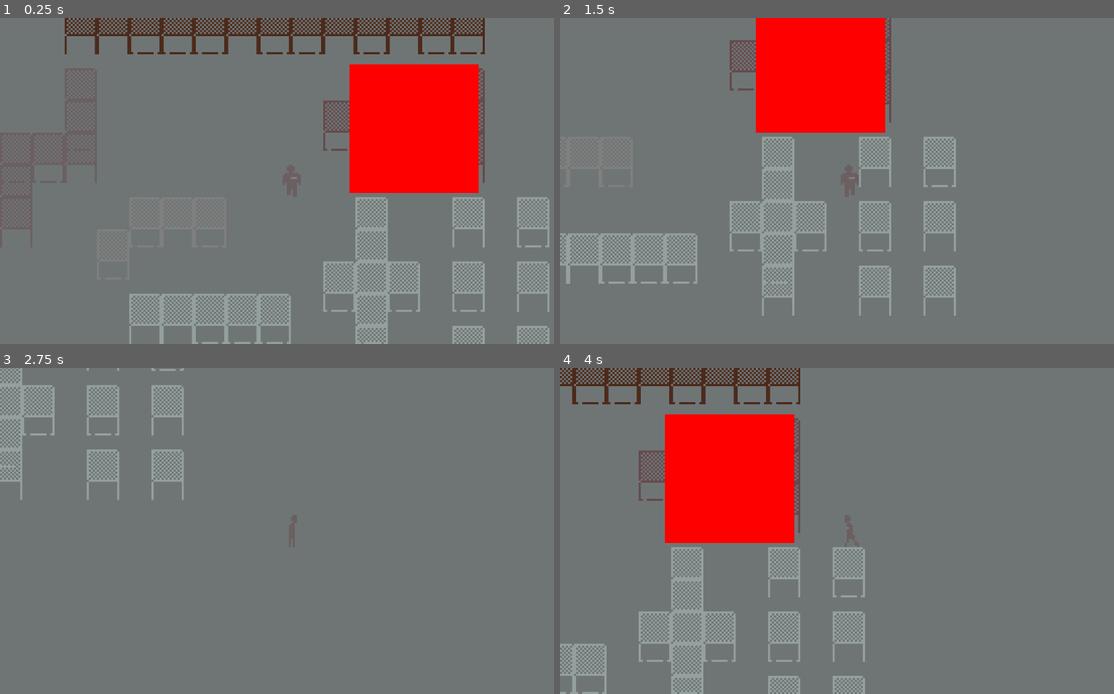
Above: before the commit, frames 1-4 (two rows, left to right).
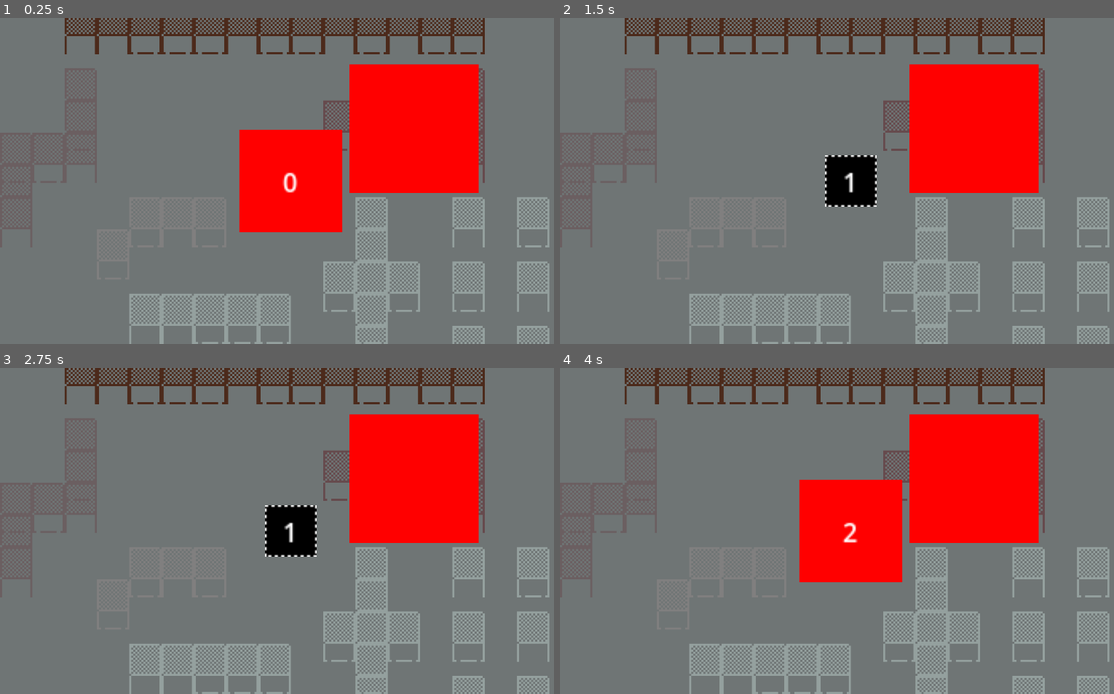
Above: after the commit, the same moments.

Repository: impstudio2024/gwj74
Game: Godot game, scene res://scenes/polygon_level.tscn
The game is run twice, just before and just after one commit, with the same random seed, the same clock (stepped at 60 frames per second) and the same inputs. The engine's default icon, where the game draws it, is replaced by a stand-in: a white triangle on a blue panel in a dark square.
Inputs:
- Up to frame 1 (0.25 s): no input
- Up to frame 2 (1.5 s): tap Enter (ui_accept) at 0.5, 0.77 s; hold D (move_right) 0.53-1.28 s; hold S (move_down) from 1.28 s (still down)
- Up to frame 3 (2.75 s): tap Enter (ui_accept) at 1.52 s; release S (move_down) at 2.03 s; hold D (move_right) from 2.03 s (still down)
- Up to frame 4 (4 s): release D (move_right) at 2.78 s; hold W (move_up) 2.78-3.53 s; tap Enter (ui_accept) at 3.02, 3.77 s; hold A (move_left) from 3.53 s (still down)

The runs differ from the first frame. In frame 1, 5.8% of the frame differs, in the area x 43-62%, y 34-66%; in frame 2, 34%; in frame 3, 24%; in frame 4, 40%, in the area x 0-100%, y 0-100%.

Commit message:
pump game (rough)

Diff:
--- /dev/null
+++ b/godotwildjam2024_2dtopdownhorror/pixel_shader.gdshader
@@ -0,0 +1,230 @@
+/*
+Shader from Godot Shaders - the free shader library.
+godotshaders.com/shader/VHS-and-CRT-monitor-effect
+
+This shader is under CC0 license. Feel free to use, improve and
+change this shader according to your needs and consider sharing
+the modified result to godotshaders.com.
+*/
+
+shader_type canvas_item;
+
+//*** IMPORTANT! ***/
+// - If you are using this shader to affect the node it is applied to set 'overlay' to false (unchecked in the instepctor).
+// - If you are using this shader as an overlay, and want the shader to affect the nodes below in the Scene hierarchy,
+//   set 'overlay' to true (checked in the inspector).
+// On Mac there is potentially a bug causing this to not work properly. If that is the case and you want to use the shader as an overlay
+// change all "overlay ? SCREEN_TEXTURE : TEXTURE" to only "SCREEN_TEXTURE" on lines 129-140, and "vec2 uv = overlay ? warp(SCREEN_UV) : warp(UV);"
+// to "vec2 uv = warp(SCREEN_UV);" on line 98.
+uniform sampler2D SCREEN_TEXTURE: hint_screen_texture, filter_linear_mipmap;
+uniform bool overlay = false;
+
+uniform float scanlines_opacity : hint_range(0.0, 1.0) = 0.4;
+uniform float scanlines_width : hint_range(0.0, 0.5) = 0.25;
+uniform float grille_opacity : hint_range(0.0, 1.0) = 0.3;
+uniform vec2 resolution = vec2(640.0, 480.0); // Set the number of rows and columns the texture will be divided in. Scanlines and grille will make a square based on these values
+
+uniform bool pixelate = true; // Fill each square ("pixel") with a sampled color, creating a pixel look and a more accurate representation of how a CRT monitor would work.
+
+uniform bool roll = true;
+uniform float roll_speed = 8.0; // Positive values are down, negative are up
+uniform float roll_size : hint_range(0.0, 100.0) = 15.0;
+uniform float roll_variation : hint_range(0.1, 5.0) = 1.8; // This valie is not an exact science. You have to play around with the value to find a look you like. How this works is explained in the code below.
+uniform float distort_intensity : hint_range(0.0, 0.2) = 0.05; // The distortion created by the rolling effect.
+
+uniform float noise_opacity : hint_range(0.0, 1.0) = 0.4;
+uniform float noise_speed = 5.0; // There is a movement in the noise pattern that can be hard to see first. This sets the speed of that movement.
+
+uniform float static_noise_intensity : hint_range(0.0, 1.0) = 0.06;
+
+uniform float aberration : hint_range(-1.0, 1.0) = 0.03; // Chromatic aberration, a distortion on each color channel.
+uniform float brightness = 1.4; // When adding scanline gaps and grille the image can get very dark. Brightness tries to compensate for that.
+uniform bool discolor = true; // Add a discolor effect simulating a VHS
+
+uniform float warp_amount :hint_range(0.0, 5.0) = 1.0; // Warp the texture edges simulating the curved glass of a CRT monitor or old TV.
+uniform bool clip_warp = false;
+
+uniform float vignette_intensity = 0.4; // Size of the vignette, how far towards the middle it should go.
+uniform float vignette_opacity : hint_range(0.0, 1.0) = 0.5;
+
+// Used by the noise functin to generate a pseudo random value between 0.0 and 1.0
+vec2 random(vec2 uv){
+    uv = vec2( dot(uv, vec2(127.1,311.7) ),
+               dot(uv, vec2(269.5,183.3) ) );
+    return -1.0 + 2.0 * fract(sin(uv) * 43758.5453123);
+}
+
+// Generate a Perlin noise used by the distortion effects
+float noise(vec2 uv) {
+    vec2 uv_index = floor(uv);
+    vec2 uv_fract = fract(uv);
+
+    vec2 blur = smoothstep(0.0, 1.0, uv_fract);
+
+    return mix( mix( dot( random(uv_index + vec2(0.0,0.0) ), uv_fract - vec2(0.0,0.0) ),
+                     dot( random(uv_index + vec2(1.0,0.0) ), uv_fract - vec2(1.0,0.0) ), blur.x),
+                mix( dot( random(uv_index + vec2(0.0,1.0) ), uv_fract - vec2(0.0,1.0) ),
+                     dot( random(uv_index + vec2(1.0,1.0) ), uv_fract - vec2(1.0,1.0) ), blur.x), blur.y) * 0.5 + 0.5;
+}
+
+// Takes in the UV and warps the edges, creating the spherized effect
+vec2 warp(vec2 uv){
+	vec2 delta = uv - 0.5;
+	float delta2 = dot(delta.xy, delta.xy);
+	float delta4 = delta2 * delta2;
+	float delta_offset = delta4 * warp_amount;
+
+	return uv + delta * delta_offset;
+}
+
+// Adds a black border to hide stretched pixel created by the warp effect
+float border (vec2 uv){
+	float radius = min(warp_amount, 0.08);
+	radius = max(min(min(abs(radius * 2.0), abs(1.0)), abs(1.0)), 1e-5);
+	vec2 abs_uv = abs(uv * 2.0 - 1.0) - vec2(1.0, 1.0) + radius;
+	float dist = length(max(vec2(0.0), abs_uv)) / radius;
+	float square = smoothstep(0.96, 1.0, dist);
+	return clamp(1.0 - square, 0.0, 1.0);
+}
+
+// Adds a vignette shadow to the edges of the image
+float vignette(vec2 uv){
+	uv *= 1.0 - uv.xy;
+	float vignette = uv.x * uv.y * 15.0;
+	return pow(vignette, vignette_intensity * vignette_opacity);
+}
+
+void fragment()
+{
+	vec2 uv = overlay ? warp(SCREEN_UV) : warp(UV); // Warp the uv. uv will be used in most cases instead of UV to keep the warping
+	vec2 text_uv = uv;
+	vec2 roll_uv = vec2(0.0);
+	float time = roll ? TIME : 0.0;
+
+
+	// Pixelate the texture based on the given resolution.
+	if (pixelate)
+	{
+		text_uv = ceil(uv * resolution) / resolution;
+	}
+
+	// Create the rolling effect. We need roll_line a bit later to make the noise effect.
+	// That is why this runs if roll is true OR noise_opacity is over 0.
+	float roll_line = 0.0;
+	if (roll || noise_opacity > 0.0)
+	{
+		// Create the areas/lines where the texture will be distorted.
+		roll_line = smoothstep(0.3, 0.9, sin(uv.y * roll_size - (time * roll_speed) ) );
+		// Create more lines of a different size and apply to the first set of lines. This creates a bit of variation.
+		roll_line *= roll_line * smoothstep(0.3, 0.9, sin(uv.y * roll_size * roll_variation - (time * roll_speed * roll_variation) ) );
+		// Distort the UV where where the lines are
+		roll_uv = vec2(( roll_line * distort_intensity * (1.-UV.x)), 0.0);
+	}
+
+	vec4 text;
+	if (roll)
+	{
+		// If roll is true distort the texture with roll_uv. The texture is split up into RGB to
+		// make some chromatic aberration. We apply the aberration to the red and green channels accorging to the aberration parameter
+		// and intensify it a bit in the roll distortion.
+		text.r = texture(SCREEN_TEXTURE, text_uv + roll_uv * 0.8 + vec2(aberration, 0.0) * .1).r;
+		text.g = texture(SCREEN_TEXTURE, text_uv + roll_uv * 1.2 - vec2(aberration, 0.0) * .1 ).g;
+		text.b = texture(SCREEN_TEXTURE, text_uv + roll_uv).b;
+		text.a = 1.0;
+	}
+	else
+	{
+		// If roll is false only apply the aberration without any distorion. The aberration values are very small so the .1 is only
+		// to make the slider in the Inspector less sensitive.
+		text.r = texture(SCREEN_TEXTURE, text_uv + vec2(aberration, 0.0) * .1).r;
+		text.g = texture(SCREEN_TEXTURE, text_uv - vec2(aberration, 0.0) * .1).g;
+		text.b = texture(SCREEN_TEXTURE, text_uv).b;
+		text.a = 1.0;
+	}
+
+	float r = text.r;
+	float g = text.g;
+	float b = text.b;
+
+	uv = warp(UV);
+
+	// CRT monitors don't have pixels but groups of red, green and blue dots or lines, called grille. We isolate the texture's color channels
+	// and divide it up in 3 offsetted lines to show the red, green and blue colors next to each other, with a small black gap between.
+	if (grille_opacity > 0.0){
+
+		float g_r = smoothstep(0.85, 0.95, abs(sin(uv.x * (resolution.x * 3.14159265))));
+		r = mix(r, r * g_r, grille_opacity);
+
+		float g_g = smoothstep(0.85, 0.95, abs(sin(1.05 + uv.x * (resolution.x * 3.14159265))));
+		g = mix(g, g * g_g, grille_opacity);
+
+		float b_b = smoothstep(0.85, 0.95, abs(sin(2.1 + uv.x * (resolution.x * 3.14159265))));
+		b = mix(b, b * b_b, grille_opacity);
+
+	}
+
+	// Apply the grille to the texture's color channels and apply Brightness. Since the grille and the scanlines (below) make the image very dark you
+	// can compensate by increasing the brightness.
+	text.r = clamp(r * brightness, 0.0, 1.0);
+	text.g = clamp(g * brightness, 0.0, 1.0);
+	text.b = clamp(b * brightness, 0.0, 1.0);
+
+	// Scanlines are the horizontal lines that make up the image on a CRT monitor.
+	// Here we are actual setting the black gap between each line, which I guess is not the right definition of the word, but you get the idea
+	float scanlines = 0.5;
+	if (scanlines_opacity > 0.0)
+	{
+		// Same technique as above, create lines with sine and applying it to the texture. Smoothstep to allow setting the line size.
+		scanlines = smoothstep(scanlines_width, scanlines_width + 0.5, abs(sin(uv.y * (resolution.y * 3.14159265))));
+		text.rgb = mix(text.rgb, text.rgb * vec3(scanlines), scanlines_opacity);
+	}
+
+	// Apply the banded noise.
+	if (noise_opacity > 0.0)
+	{
+		// Generate a noise pattern that is very stretched horizontally, and animate it with noise_speed
+		float noise = smoothstep(0.4, 0.5, noise(uv * vec2(2.0, 200.0) + vec2(10.0, (TIME * (noise_speed))) ) );
+
+		// We use roll_line (set above) to define how big the noise should be vertically (multiplying cuts off all black parts).
+		// We also add in some basic noise with random() to break up the noise pattern above. The noise is sized according to
+		// the resolution value set in the inspector. If you don't like this look you can
+		// change "ceil(uv * resolution) / resolution" to only "uv" to make it less pixelated. Or multiply resolution with som value
+		// greater than 1.0 to make them smaller.
+		roll_line *= noise * scanlines * clamp(random((ceil(uv * resolution) / resolution) + vec2(TIME * 0.8, 0.0)).x + 0.8, 0.0, 1.0);
+		// Add it to the texture based on noise_opacity
+		text.rgb = clamp(mix(text.rgb, text.rgb + roll_line, noise_opacity), vec3(0.0), vec3(1.0));
+	}
+
+	// Apply static noise by generating it over the whole screen in the same way as above
+	if (static_noise_intensity > 0.0)
+	{
+		text.rgb += clamp(random((ceil(uv * resolution) / resolution) + fract(TIME)).x, 0.0, 1.0) * static_noise_intensity;
+	}
+
+	// Apply a black border to hide imperfections caused by the warping.
+	// Also apply the vignette
+	text.rgb *= border(uv);
+	text.rgb *= vignette(uv);
+	// Hides the black border and make that area transparent. Good if you want to add the the texture on top an image of a TV or monitor.
+	if (clip_warp)
+	{
+		text.a = border(uv);
+	}
+
+	// Apply discoloration to get a VHS look (lower saturation and higher contrast)
+	// You can play with the values below or expose them in the Inspector.
+	float saturation = 0.5;
+	float contrast = 1.2;
+	if (discolor)
+	{
+		// Saturation
+		vec3 greyscale = vec3(text.r + text.g + text.b) / 3.;
+		text.rgb = mix(text.rgb, greyscale, saturation);
+
+		// Contrast
+		float midpoint = pow(0.5, 2.2);
+		text.rgb = (text.rgb - vec3(midpoint)) * contrast + midpoint;
+	}
+
+	COLOR = text;
+}
--- a/godotwildjam2024_2dtopdownhorror/scenes/computer_scene.tscn
+++ b/godotwildjam2024_2dtopdownhorror/scenes/computer_scene.tscn
@@ -15,7 +15,6 @@
 }]
 
 [node name="ComputerScene" type="TextureRect"]
-anchors_preset = -1
 offset_left = -84.0
 offset_top = -46.0
 offset_right = 588.0
@@ -28,19 +27,22 @@
 sprite_frames = SubResource("SpriteFrames_xd7ih")
 centered = false
 
-[node name="ComputerBackground" type="ColorRect" parent="."]
+[node name="ComputerBackground" type="ColorRect" parent="Sprite"]
 z_index = -1
-layout_mode = 1
 anchors_preset = -1
 anchor_left = -0.232
 anchor_top = -0.201
 anchor_right = -0.232
 anchor_bottom = -0.201
-offset_left = -0.095993
-offset_top = -0.0319977
-offset_right = 529.904
-offset_bottom = 331.968
+offset_left = 167.904
+offset_top = 91.968
+offset_right = 697.904
+offset_bottom = 423.968
 color = Color(0, 0, 0, 1)
+
+[node name="Timer" type="Timer" parent="Sprite"]
+wait_time = 0.8
+autostart = true
 
 [node name="ConsoleText" type="RichTextLabel" parent="."]
 layout_mode = 1
@@ -50,12 +52,10 @@
 anchor_right = -0.155
 anchor_bottom = -0.076
 offset_left = 0.160004
-offset_top = -0.0319977
+offset_top = -0.0320015
 offset_right = 430.16
 offset_bottom = 239.968
+grow_horizontal = 2
+grow_vertical = 2
 
-[node name="Timer" type="Timer" parent="."]
-wait_time = 0.8
-autostart = true
-
-[connection signal="timeout" from="Timer" to="." method="_on_timer_timeout"]
+[connection signal="timeout" from="Sprite/Timer" to="." method="_on_timer_timeout"]
--- /dev/null
+++ b/godotwildjam2024_2dtopdownhorror/scenes/minigames/block_packing/block.gd
@@ -0,0 +1,8 @@
+extends Control
+var tile_position = Vector2.ZERO
+var pipe_type
+func _ready():
+	get_node("Sprite").texture = load("res://sprites/test_sprites/"+pipe_type+"_pipe.png")
+
+func _process(delta):
+	pass
--- /dev/null
+++ b/godotwildjam2024_2dtopdownhorror/scenes/minigames/block_packing/block.tscn
@@ -0,0 +1,12 @@
+[gd_scene load_steps=2 format=3 uid="uid://2ggpoo2sfulx"]
+
+[ext_resource type="Script" path="res://scenes/minigames/block_packing/block.gd" id="1_1yyjc"]
+
+[node name="Block" type="Control"]
+layout_mode = 3
+anchors_preset = 15
+anchor_right = 1.0
+anchor_bottom = 1.0
+grow_horizontal = 2
+grow_vertical = 2
+script = ExtResource("1_1yyjc")
--- /dev/null
+++ b/godotwildjam2024_2dtopdownhorror/scenes/minigames/block_packing/block_packing.gd
@@ -0,0 +1,12 @@
+extends TextureRect
+
+
+# Called when the node enters the scene tree for the first time.
+func _ready():
+
+	for i in [0,1,2,3,4,5]:
+		for j in [0,1,2,3,4,5]:
+			$GridContainer.add_child(load("res://scenes/minigames/block_packing/block_tile.tscn").instantiate())
+			$GridContainer.get_child(len($GridContainer.get_children()) - 1).position = Vector2(i*32, j*32)
+	$GridContainer.add_theme_constant_override("h_separation",0)
+	$GridContainer.add_theme_constant_override("v_separation",0)
--- /dev/null
+++ b/godotwildjam2024_2dtopdownhorror/scenes/minigames/block_packing/block_packing.tscn
@@ -0,0 +1,29 @@
+[gd_scene load_steps=3 format=3 uid="uid://ddsrgbr6iuyal"]
+
+[ext_resource type="Script" path="res://scenes/minigames/block_packing/block_packing.gd" id="1_cqy1d"]
+[ext_resource type="Texture2D" uid="uid://bih40837wi5jj" path="res://icon.svg" id="1_h2bxe"]
+
+[node name="BlockPacking" type="TextureRect"]
+offset_left = -96.0
+offset_top = -96.0
+offset_right = 96.0
+offset_bottom = 96.0
+script = ExtResource("1_cqy1d")
+
+[node name="GridContainer" type="GridContainer" parent="."]
+custom_minimum_size = Vector2(16, 16)
+layout_mode = 1
+anchors_preset = -1
+anchor_left = 0.5
+anchor_top = 0.5
+anchor_right = 0.5
+anchor_bottom = 0.5
+offset_left = -96.0
+offset_top = -96.0
+offset_right = 96.0
+offset_bottom = 96.0
+columns = 6
+
+[node name="Sprite2D" type="Sprite2D" parent="."]
+position = Vector2(96, 96)
+texture = ExtResource("1_h2bxe")
--- /dev/null
+++ b/godotwildjam2024_2dtopdownhorror/scenes/minigames/block_packing/block_tile.tscn
@@ -0,0 +1,19 @@
+[gd_scene load_steps=2 format=3 uid="uid://naaaswsots1a"]
+
+[ext_resource type="Texture2D" uid="uid://byu1238xe8tpg" path="res://sprites/test_sprites/block_tile.png" id="1_1mlmw"]
+
+[node name="BlockTile" type="Control"]
+custom_minimum_size = Vector2(32, 32)
+layout_mode = 3
+anchor_left = -0.014
+anchor_top = -0.025
+anchor_right = 0.014
+anchor_bottom = 0.025
+offset_left = 0.128
+offset_top = 0.200001
+offset_right = -0.128
+offset_bottom = -0.200001
+
+[node name="Sprite2D" type="Sprite2D" parent="."]
+position = Vector2(16, 16)
+texture = ExtResource("1_1mlmw")
--- /dev/null
+++ b/godotwildjam2024_2dtopdownhorror/scenes/minigames/gearshifting (not working)/BigGear.tscn
@@ -0,0 +1,14 @@
+[gd_scene load_steps=2 format=3 uid="uid://coq3b27cwb5uj"]
+
+[ext_resource type="Script" path="res://scenes/minigames/gearshifting (not working)/big_gear.gd" id="1_tn7c8"]
+
+[node name="BigGear" type="Control"]
+layout_mode = 3
+anchors_preset = 15
+anchor_right = 1.0
+anchor_bottom = 1.0
+grow_horizontal = 2
+grow_vertical = 2
+script = ExtResource("1_tn7c8")
+
+[node name="AnimatedSprite2D" type="AnimatedSprite2D" parent="."]
--- /dev/null
+++ b/godotwildjam2024_2dtopdownhorror/scenes/minigames/gearshifting (not working)/big_gear.gd
@@ -0,0 +1,42 @@
+extends Control
+class_name BigGear
+
+var shifted = false
+var grid_position = Vector2(1,1)
+var turned = false
+var direction
+var configured = false
+func _ready():
+	pass # Replace with function body.
+
+
+# Called every frame. 'delta' is the elapsed time since the previous frame.
+func _process(delta):
+	pass
+
+func turn(clockwise):
+	var turned = true
+	get_node("Sprite").play("turning_" + str(clockwise))
+	for child in find_connected():
+		if child.direction == clockwise:
+			get_parent().break()
+			return false
+	for child in find_connected():
+		if !child.turned:
+			child.turn(!clockwise)
+
+func find_connected():
+	var array_to_return = []
+	for gear in get_parent().get_children():
+		if gear is SmallGear and is_equal_approx((gear.grid_position - grid_position).length(),sqrt(2)):
+			array_to_return.append(gear)
+	return array_to_return
+
+func configure():
+	for child in find_connected():
+		if child == configured:
+			configured = true
+			break
+	for child in find_connected():
+		if child != configured:
+			configure()
--- /dev/null
+++ b/godotwildjam2024_2dtopdownhorror/scenes/minigames/gearshifting (not working)/clock_gearshifting.tscn
@@ -0,0 +1,23 @@
+[gd_scene format=3 uid="uid://b1x8wkrqscoly"]
+
+[node name="ClockGearshifting (not working)" type="Control"]
+layout_mode = 3
+offset_left = -288.0
+offset_top = -162.0
+offset_right = 864.0
+offset_bottom = 486.0
+grow_horizontal = 2
+grow_vertical = 2
+scale = Vector2(0.5, 0.5)
+
+[node name="ColorRect" type="ColorRect" parent="."]
+layout_mode = 1
+anchors_preset = -1
+anchor_left = 0.25
+anchor_top = 0.248
+anchor_right = 0.75
+anchor_bottom = 0.748
+offset_top = 0.29599
+offset_right = 576.0
+offset_bottom = 324.296
+scale = Vector2(0.5, 0.5)
--- /dev/null
+++ b/godotwildjam2024_2dtopdownhorror/scenes/minigames/gearshifting (not working)/small_gear.gd
@@ -0,0 +1,47 @@
+extends Control
+class_name SmallGear
+var shifted = false
+var grid_position = Vector2.ZERO
+var turned = false
+var direction
+var configured = false
+func _ready():
+	pass # Replace with function body.
+
+
+# Called every frame. 'delta' is the elapsed time since the previous frame.
+func _process(delta):
+	pass
+
+func turn(clockwise):
+	var turned = true
+	get_node("Sprite").play("turning_" + str(clockwise))
+	for child in find_connected():
+		if child.direction == clockwise:
+			get_parent().break()
+			return false
+	for child in find_connected():
+		if !child.turned:
+			child.turn(!clockwise)
+
+func find_connected():
+	var array_to_return = []
+	for gear in get_parent().get_children():
+		if gear is SmallGear and (gear.grid_position - grid_position).length() == 1:
+			array_to_return.append(gear)
+		if gear is BigGear and is_equal_approx((gear.grid_position - grid_position).length(),sqrt(2)):
+			array_to_return.append(gear)
+	return array_to_return
+
+func configure():
+	for child in find_connected():
+		if child == configured:
+			if child.get_node("Sprite").current_frame == 1:
+				get_node("Sprite").current_sprite = 2
+			elif child.get_node("Sprite").current_frame == 2:
+				get_node("Sprite").current_sprite = 1
+			configured = true
+			break
+	for child in find_connected():
+		if child != configured:
+			configure()
--- /dev/null
+++ b/godotwildjam2024_2dtopdownhorror/scenes/minigames/gearshifting (not working)/small_gear.tscn
@@ -0,0 +1,12 @@
+[gd_scene load_steps=2 format=3 uid="uid://mo4n4wyngeik"]
+
+[ext_resource type="Script" path="res://scenes/minigames/gearshifting (not working)/small_gear.gd" id="1_3ml86"]
+
+[node name="SmallGear" type="Control"]
+layout_mode = 3
+anchors_preset = 15
+anchor_right = 1.0
+anchor_bottom = 1.0
+grow_horizontal = 2
+grow_vertical = 2
+script = ExtResource("1_3ml86")
--- /dev/null
+++ b/godotwildjam2024_2dtopdownhorror/scenes/minigames/pump_game/pump_game.gd
@@ -0,0 +1,23 @@
+extends Control
+
+var counter = 0
+var goal = 100
+# Called when the node enters the scene tree for the first time.
+func _ready():
+	get_parent().get_parent().get_node("Player").controllable = false
+
+
+# Called every frame. 'delta' is the elapsed time since the previous frame.
+func _process(delta):
+	$Label.text = str(counter)
+	if Input.is_action_just_pressed("move_down") and $TransparencyCheck.visible:
+		$BlockTile.visible = true
+		$TransparencyCheck.visible = false
+		counter += 1
+	if Input.is_action_just_pressed("move_up") and $BlockTile.visible:
+		$BlockTile.visible = false
+		$TransparencyCheck.visible = true
+		counter += 1
+	if counter == goal:
+		get_parent().get_parent().get_node("Player").controllable = true
+		queue_free()
--- /dev/null
+++ b/godotwildjam2024_2dtopdownhorror/scenes/minigames/pump_game/pump_game.tscn
@@ -0,0 +1,31 @@
+[gd_scene load_steps=4 format=3 uid="uid://dkjyfowrd648c"]
+
+[ext_resource type="Script" path="res://scenes/minigames/pump_game/pump_game.gd" id="1_c7pgh"]
+[ext_resource type="Texture2D" uid="uid://dhyw0poqknwnp" path="res://sprites/test_sprites/transparency_check.png" id="1_qnlh1"]
+[ext_resource type="Texture2D" uid="uid://byu1238xe8tpg" path="res://sprites/test_sprites/block_tile.png" id="2_wp156"]
+
+[node name="PumpGame" type="Control"]
+layout_mode = 3
+anchors_preset = 15
+anchor_right = 1.0
+anchor_bottom = 1.0
+grow_horizontal = 2
+grow_vertical = 2
+script = ExtResource("1_c7pgh")
+
+[node name="BlockTile" type="Sprite2D" parent="."]
+visible = false
+texture = ExtResource("2_wp156")
+
+[node name="TransparencyCheck" type="Sprite2D" parent="."]
+texture = ExtResource("1_qnlh1")
+
+[node name="Label" type="Label" parent="."]
+z_index = 1
+layout_mode = 0
+offset_left = -20.0
+offset_top = -11.0
+offset_right = 20.0
+offset_bottom = 12.0
+horizontal_alignment = 1
+vertical_alignment = 1
--- a/godotwildjam2024_2dtopdownhorror/scenes/player_camera.tscn
+++ b/godotwildjam2024_2dtopdownhorror/scenes/player_camera.tscn
@@ -1,6 +1,7 @@
-[gd_scene load_steps=2 format=3 uid="uid://f8ud243oy7i6"]
+[gd_scene load_steps=3 format=3 uid="uid://f8ud243oy7i6"]
 
 [ext_resource type="Script" path="res://scripts/player_camera.gd" id="1_8l7kn"]
+[ext_resource type="PackedScene" uid="uid://dkjyfowrd648c" path="res://scenes/minigames/pump_game/pump_game.tscn" id="2_jigqa"]
 
 [node name="PlayerCamera" type="Camera2D"]
 top_level = true
@@ -8,3 +9,5 @@
 scale = Vector2(0.8, 0.8)
 zoom = Vector2(4, 4)
 script = ExtResource("1_8l7kn")
+
+[node name="PumpGame" parent="." instance=ExtResource("2_jigqa")]
Binary file added: godotwildjam2024_2dtopdownhorror/sprites/test_sprites/block_tile.png
Not shown, added: godotwildjam2024_2dtopdownhorror/sprites/test_sprites/block_tile.png.import
Binary file added: godotwildjam2024_2dtopdownhorror/sprites/test_sprites/i_pipe.png
Not shown, added: godotwildjam2024_2dtopdownhorror/sprites/test_sprites/i_pipe.png.import
Binary file added: godotwildjam2024_2dtopdownhorror/sprites/test_sprites/small_gear.png
Not shown, added: godotwildjam2024_2dtopdownhorror/sprites/test_sprites/small_gear.png.import
Binary file added: godotwildjam2024_2dtopdownhorror/sprites/test_sprites/t_pipe.png
Not shown, added: godotwildjam2024_2dtopdownhorror/sprites/test_sprites/t_pipe.png.import
Binary file added: godotwildjam2024_2dtopdownhorror/sprites/test_sprites/v_pipe.png
Not shown, added: godotwildjam2024_2dtopdownhorror/sprites/test_sprites/v_pipe.png.import
